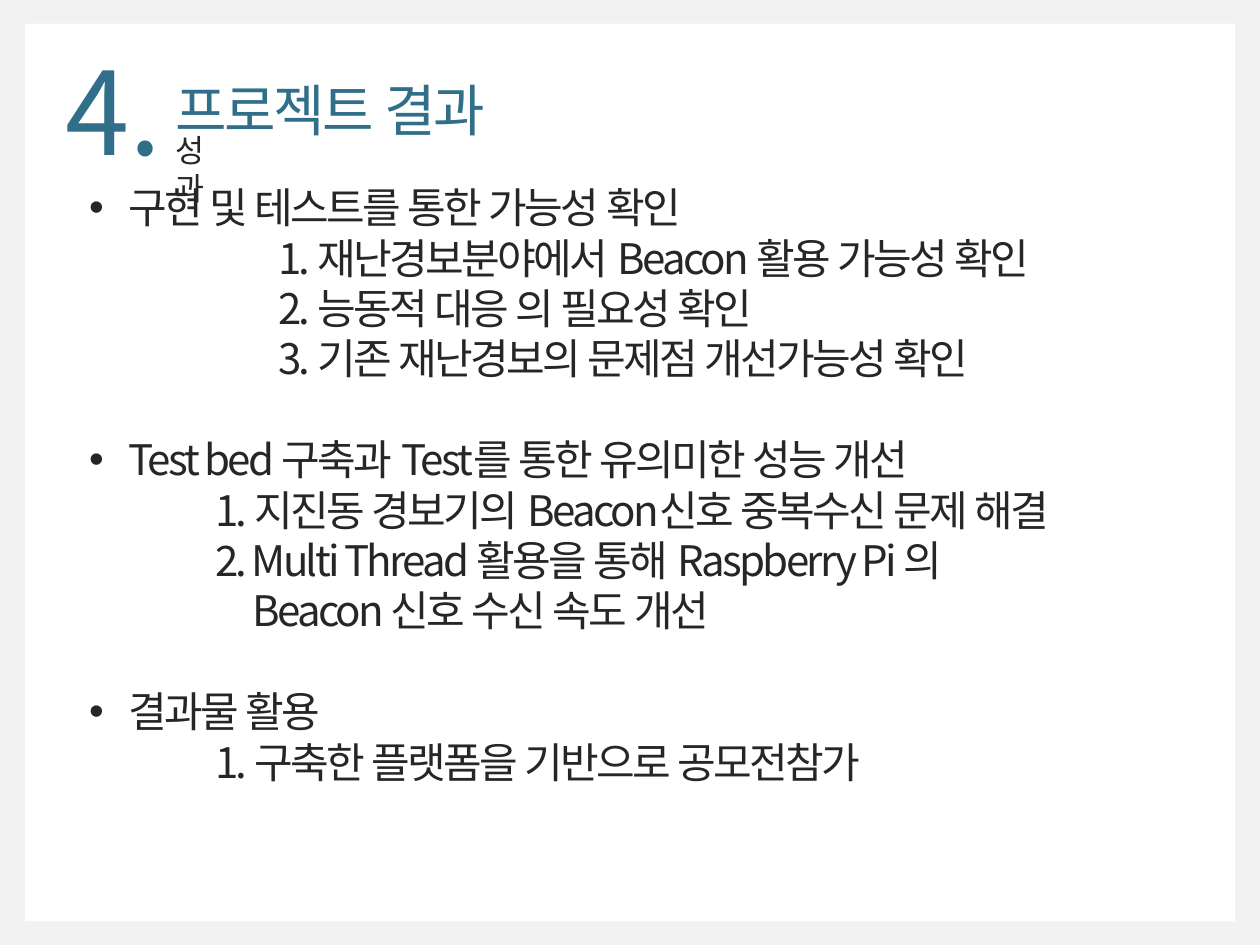
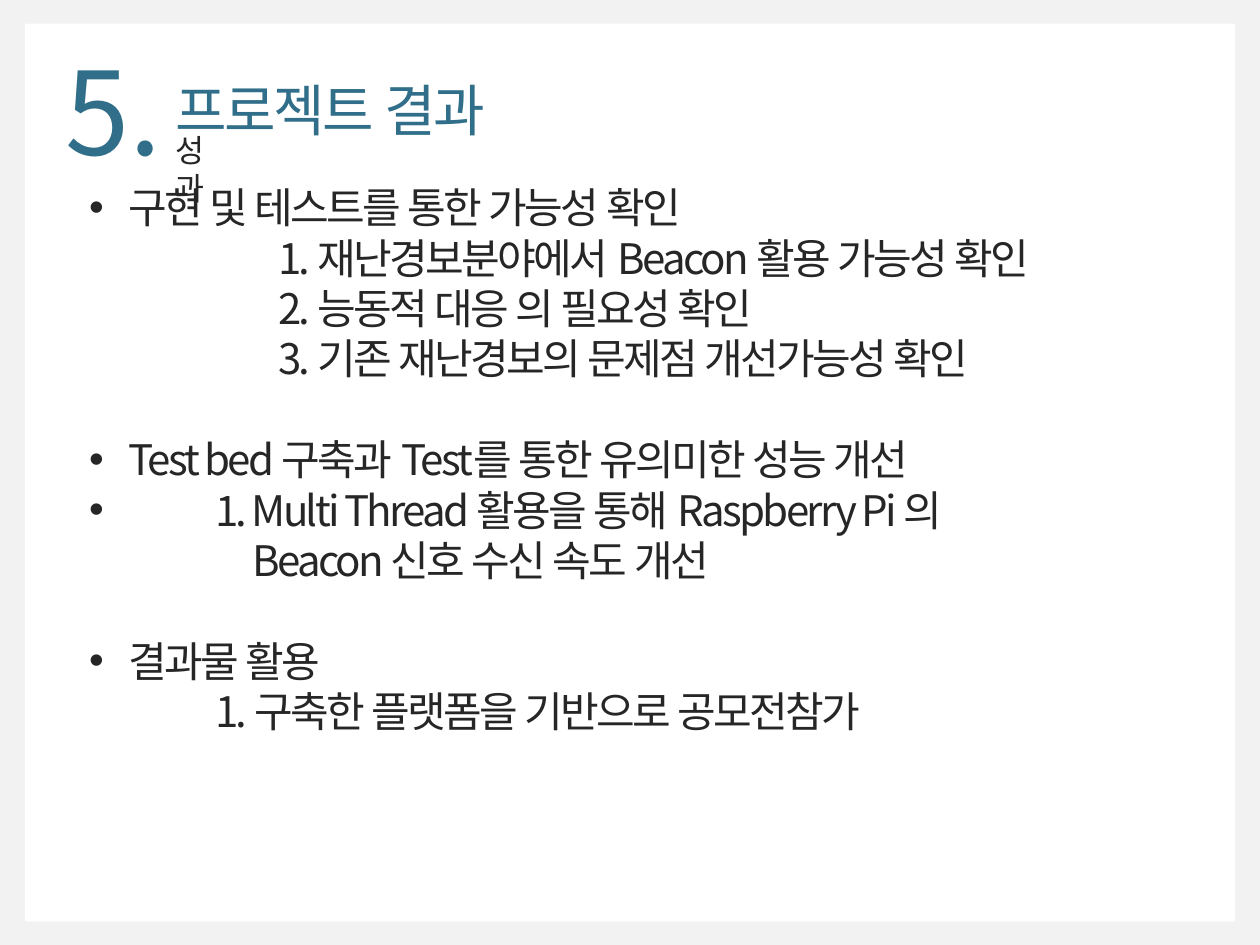
Before and after one commit to WongyuLee/KNU_SoftwareEngineering_2Team, a slide deck: slide 14 of doc/SoftwareEngineering_2Team(최종).pptx. Drawn at 1260x945 pixels with LibreOffice and Linux fonts; fonts in the diff are those of the drawing. Boxes give left, top, right and bottom in pixels: in the first picture for what was removed or moved away, otherwise in the second. Text is boxed around its words. In the diff, an @@ line names an element or a change of style, - is before the commit and + after.

Commit message:
update

```diff
--- a/doc/SoftwareEngineering_2Team(최종).pptx
+++ b/doc/SoftwareEngineering_2Team(최종).pptx
@@ text at [65, 70, 161, 157]: text changed @@
-4.
+5.
@@ text at [215, 491, 943, 536]: text changed @@
-1. 지진동 경보기의 Beacon신호 중복수신 문제 해결
-2. Multi Thread 활용을 통해 Raspberry Pi 의
+• 1. Multi Thread 활용을 통해 Raspberry Pi 의
```
Also in this commit, not shown: 9 other slides changed.
